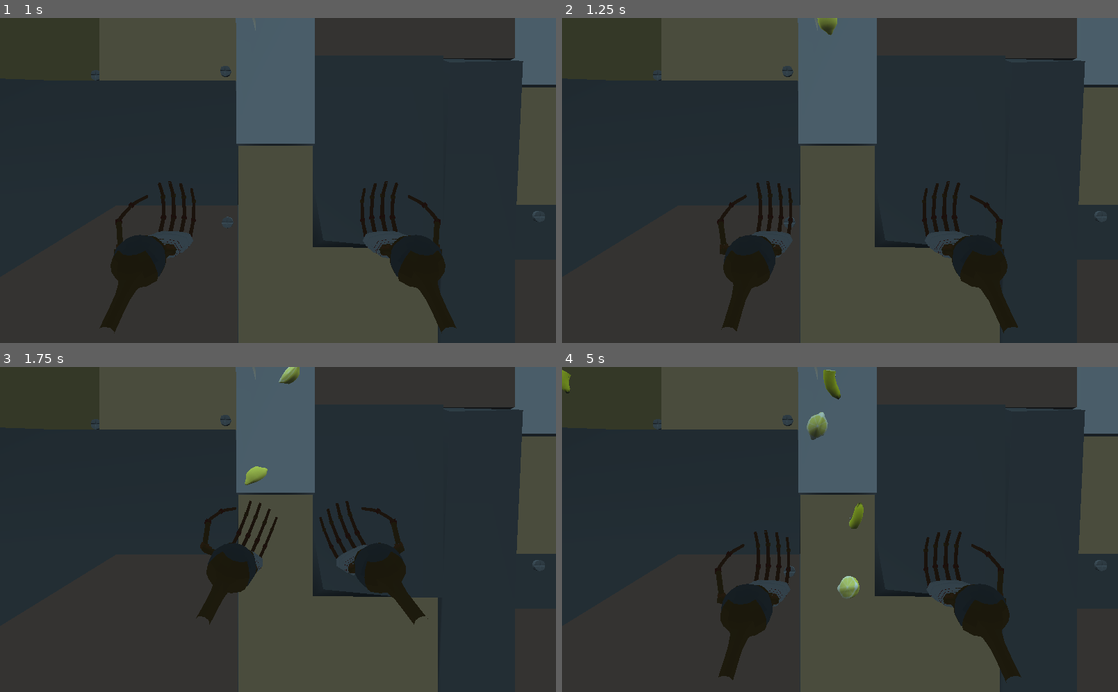
Above: before the commit, frames 1-4 (two rows, left to right).
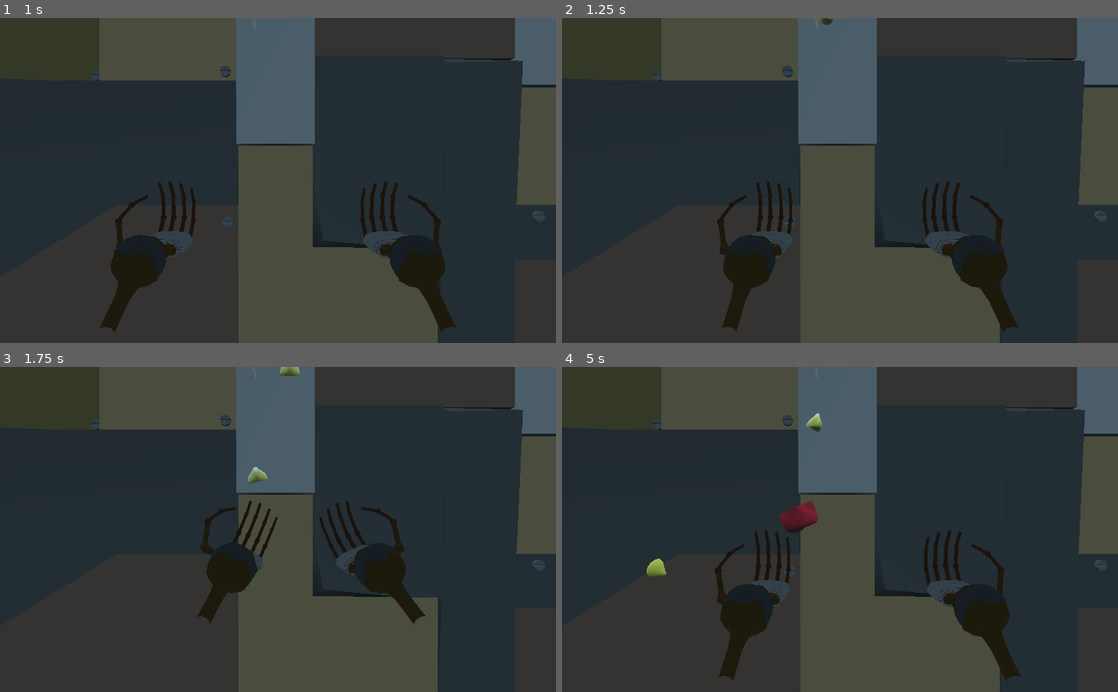
Above: after the commit, the same moments.

Repository: angrykoala/sgdjam21
Game: Godot game, scene res://scenes/main.tscn
Same seed, same stepped clock (60 frames per second), same inputs: the game is played once before the commit and once after it.
Inputs:
- Up to frame 1 (1 s): tap Enter at 0.5 s; hold D (move_lhand_right) from 0.53 s (still down); hold Space (clap) from 0.53 s (still down)
- Up to frame 2 (1.25 s): keep holding D (move_lhand_right); keep holding Space (clap)
- Up to frame 3 (1.75 s): release D (move_lhand_right) at 1.28 s; release Space (clap) at 1.28 s; hold A (move_lhand_left) from 1.28 s (still down); tap Space (clap) at 1.35 s
- Up to frame 4 (5 s): release A (move_lhand_left) at 2.03 s; hold Space (clap) 2.03-2.78 s; hold D (move_lhand_right) 2.03-3.53 s; tap Space (clap) at 2.85, 4.35 s; hold Space (clap) 3.53-4.28 s; hold A (move_lhand_left) from 3.53 s (still down)

Frame 1 is identical in both runs. In frame 2, 0.1% of the frame differs, in the area x 45-50%, y 0-6%; in frame 3, 0.3%; in frame 4, 1.4%, in the area x 0-82%, y 0-98%.

Commit message:
apple and parts group

Diff:
--- /dev/null
+++ b/entities/fruit_parts/apple_part.tscn
@@ -0,0 +1,23 @@
+[gd_scene load_steps=6 format=2]
+
+[ext_resource path="res://entities/fruit_parts/fruit_part.tscn" type="PackedScene" id=1]
+[ext_resource path="res://assets/Manzana/Manzana-1_4A.obj" type="ArrayMesh" id=2]
+[ext_resource path="res://assets/Manzana/textura.png" type="Texture" id=3]
+
+[sub_resource type="SpatialMaterial" id=1]
+albedo_texture = ExtResource( 3 )
+
+[sub_resource type="BoxShape" id=2]
+extents = Vector3( 0.184032, 0.0755778, 0.114054 )
+
+[node name="ApplePart" instance=ExtResource( 1 )]
+fruit_name = "apple"
+
+[node name="Manzana-1_4A" type="MeshInstance" parent="." index="0"]
+transform = Transform( 0.1, 0, 0, 0, 0.1, 0, 0, 0, 0.1, 0, 0, 0 )
+mesh = ExtResource( 2 )
+material/0 = SubResource( 1 )
+
+[node name="CollisionShape" type="CollisionShape" parent="." index="1"]
+transform = Transform( 1, 0, 0, 0, 1, 0, 0, 0, 1, 0, 0.0805138, -0.105142 )
+shape = SubResource( 2 )
--- /dev/null
+++ b/entities/fruit_parts/banana_part.tscn
@@ -0,0 +1,24 @@
+[gd_scene load_steps=6 format=2]
+
+[ext_resource path="res://assets/Platano/Platano-1_1Abajo.obj" type="ArrayMesh" id=1]
+[ext_resource path="res://entities/fruit_parts/fruit_part.tscn" type="PackedScene" id=2]
+[ext_resource path="res://assets/Platano/Platano_Text.png" type="Texture" id=3]
+
+[sub_resource type="SpatialMaterial" id=1]
+albedo_texture = ExtResource( 3 )
+
+[sub_resource type="CapsuleShape" id=2]
+radius = 0.0741623
+height = 0.132235
+
+[node name="BananaPart" instance=ExtResource( 2 )]
+fruit_name = "banana"
+
+[node name="Mesh" type="MeshInstance" parent="." index="0"]
+transform = Transform( 0.1, 0, 0, 0, 0.1, 0, 0, 0, 0.1, 0, 0.0935485, 0 )
+mesh = ExtResource( 1 )
+material/0 = SubResource( 1 )
+
+[node name="CollisionShape" type="CollisionShape" parent="." index="1"]
+transform = Transform( 1, 0, 0, 0, -4.37114e-08, -1, 0, 1, -4.37114e-08, 0, 0.019644, 0 )
+shape = SubResource( 2 )
--- a/entities/fruit_parts/fruit_part.gd
+++ b/entities/fruit_parts/fruit_part.gd
@@ -1,3 +1,4 @@
+class_name FruitPart
 extends RigidBody
 
 
--- a/entities/fruit_parts/half_banana.tscn
+++ /dev/null
@@ -1,30 +0,0 @@
-[gd_scene load_steps=7 format=2]
-
-[ext_resource path="res://assets/Platano/Platano-1_1Abajo.obj" type="ArrayMesh" id=1]
-[ext_resource path="res://assets/Platano/Platano_Text.png" type="Texture" id=2]
-[ext_resource path="res://entities/fruit_parts/fruit_part.tscn" type="PackedScene" id=3]
-[ext_resource path="res://entities/googly-eyes/Googly-eyesl.tscn" type="PackedScene" id=4]
-
-[sub_resource type="SpatialMaterial" id=1]
-albedo_texture = ExtResource( 2 )
-
-[sub_resource type="CapsuleShape" id=2]
-radius = 0.0741623
-height = 0.132235
-
-[node name="HalfBanana" instance=ExtResource( 3 )]
-
-[node name="Mesh" type="MeshInstance" parent="." index="0"]
-transform = Transform( 0.1, 0, 0, 0, 0.1, 0, 0, 0, 0.1, 0, 0.0935485, 0 )
-mesh = ExtResource( 1 )
-material/0 = SubResource( 1 )
-
-[node name="CollisionShape" type="CollisionShape" parent="." index="1"]
-transform = Transform( 1, 0, 0, 0, -4.37114e-08, -1, 0, 1, -4.37114e-08, 0, 0.019644, 0 )
-shape = SubResource( 2 )
-
-[node name="Eye" parent="." index="2" instance=ExtResource( 4 )]
-transform = Transform( -4.37114e-10, 0.01, -4.37114e-10, 0, -4.37114e-10, -0.01, -0.01, -4.37114e-10, 1.91069e-17, 0.0320135, 0.079055, 0.030807 )
-
-[node name="Eye2" parent="." index="3" instance=ExtResource( 4 )]
-transform = Transform( -4.37114e-10, 0.01, -4.37114e-10, 0, -4.37114e-10, -0.01, -0.01, -4.37114e-10, 1.91069e-17, 0.0320135, 0.079055, -0.0313926 )
--- a/entities/fruit_parts/half_lemon.tscn
+++ /dev/null
@@ -1,29 +0,0 @@
-[gd_scene load_steps=7 format=2]
-
-[ext_resource path="res://assets/Limoncin/Limon-1-2.obj" type="ArrayMesh" id=1]
-[ext_resource path="res://assets/Limoncin/Limon-Text.png" type="Texture" id=2]
-[ext_resource path="res://entities/fruit_parts/fruit_part.tscn" type="PackedScene" id=3]
-
-[sub_resource type="SpatialMaterial" id=1]
-albedo_texture = ExtResource( 2 )
-
-[sub_resource type="BoxShape" id=2]
-extents = Vector3( 0.0702721, 0.108915, 0.0334935 )
-
-[sub_resource type="SphereShape" id=3]
-radius = 0.0513958
-
-[node name="HalfLemon" instance=ExtResource( 3 )]
-
-[node name="Mesh" type="MeshInstance" parent="." index="0"]
-transform = Transform( 0.1, 0, 0, 0, 0.1, 0, 0, 0, 0.1, 0, 0, 0 )
-mesh = ExtResource( 1 )
-material/0 = SubResource( 1 )
-
-[node name="CollisionShape" type="CollisionShape" parent="." index="1"]
-transform = Transform( 1, 0, 0, 0, 1, 0, 0, 0, 1, 0, 0, 0.0296084 )
-shape = SubResource( 2 )
-
-[node name="CollisionShape2" type="CollisionShape" parent="." index="2"]
-transform = Transform( 1, 0, 0, 0, 1, 0, 0, 0, 1, 0, 0, 0.0441413 )
-shape = SubResource( 3 )
--- /dev/null
+++ b/entities/fruit_parts/lemon_part.tscn
@@ -0,0 +1,30 @@
+[gd_scene load_steps=7 format=2]
+
+[ext_resource path="res://assets/Limoncin/Limon-1_4A.obj" type="ArrayMesh" id=1]
+[ext_resource path="res://assets/Limoncin/Limon-Text.png" type="Texture" id=2]
+[ext_resource path="res://entities/fruit_parts/fruit_part.tscn" type="PackedScene" id=3]
+
+[sub_resource type="BoxShape" id=2]
+extents = Vector3( 0.0702721, 0.0604879, 0.0257937 )
+
+[sub_resource type="SphereShape" id=3]
+radius = 0.0513958
+
+[sub_resource type="SpatialMaterial" id=4]
+albedo_texture = ExtResource( 2 )
+
+[node name="LemonPart" instance=ExtResource( 3 )]
+fruit_name = "lemon"
+
+[node name="CollisionShape" type="CollisionShape" parent="." index="0"]
+transform = Transform( 1, 0, 0, 0, 1, 0, 0, 0, 1, 0, 0.0181635, 0.0309048 )
+shape = SubResource( 2 )
+
+[node name="CollisionShape2" type="CollisionShape" parent="." index="1"]
+transform = Transform( 1, 0, 0, 0, 1, 0, 0, 0, 1, 0, 0, 0.018792 )
+shape = SubResource( 3 )
+
+[node name="Mesh" type="MeshInstance" parent="." index="2"]
+transform = Transform( 0.1, 0, 0, 0, 0.1, 0, 0, 0, 0.1, 0, -0.030833, 0.0547763 )
+mesh = ExtResource( 1 )
+material/0 = SubResource( 4 )
--- a/entities/player/player.gd
+++ b/entities/player/player.gd
@@ -14,7 +14,6 @@
 
 func _input(event: InputEvent) -> void:
 	if event.is_action_pressed("clap") and can_clap():
-		print("CLAP")
 		fruit_caught_left = left_hand.on_clap(clap_center.translation)
 		fruit_caught_right = right_hand.on_clap(clap_center.translation)
 
@@ -22,7 +21,17 @@
 	return left_hand.can_clap() and right_hand.can_clap()
 
 func on_clap_end() -> void:
+	var fruit_parts:={}
 	for fruit in fruit_caught_left:
+		add_fruit_part_to_group(fruit, fruit_parts)
 		fruit.queue_free()
 	for fruit in fruit_caught_right:
+		add_fruit_part_to_group(fruit, fruit_parts)
 		fruit.queue_free()
+	print(fruit_parts)
+
+func add_fruit_part_to_group(part: FruitPart, group:Dictionary)->Dictionary:
+	var fruit_name=part.fruit_name
+	var current_value=group.get(fruit_name, 0)
+	group[fruit_name]=current_value+1
+	return group
--- a/project.godot
+++ b/project.godot
@@ -7,6 +7,16 @@
 ;   param=value ; assign values to parameters
 
 config_version=4
+
+_global_script_classes=[ {
+"base": "RigidBody",
+"class": "FruitPart",
+"language": "GDScript",
+"path": "res://entities/fruit_parts/fruit_part.gd"
+} ]
+_global_script_class_icons={
+"FruitPart": ""
+}
 
 [application]
 
--- a/scenes/fruits.tscn
+++ b/scenes/fruits.tscn
@@ -1,8 +1,8 @@
 [gd_scene load_steps=4 format=2]
 
 [ext_resource path="res://entities/player/hands/hand.tscn" type="PackedScene" id=1]
-[ext_resource path="res://entities/fruit_parts/half_lemon.tscn" type="PackedScene" id=2]
-[ext_resource path="res://entities/fruit_parts/half_banana.tscn" type="PackedScene" id=3]
+[ext_resource path="res://entities/fruit_parts/lemon_part.tscn" type="PackedScene" id=2]
+[ext_resource path="res://entities/fruit_parts/banana_part.tscn" type="PackedScene" id=3]
 
 [node name="Spatial" type="Spatial"]
 
--- a/scenes/main.tscn
+++ b/scenes/main.tscn
@@ -6,9 +6,10 @@
 [ext_resource path="res://scenes/main.gd" type="Script" id=4]
 [ext_resource path="res://entities/bounds/bounds.tscn" type="PackedScene" id=5]
 [ext_resource path="res://assets/theme.ogg" type="AudioStream" id=6]
-[ext_resource path="res://entities/fruit_parts/half_lemon.tscn" type="PackedScene" id=7]
+[ext_resource path="res://entities/fruit_parts/lemon_part.tscn" type="PackedScene" id=7]
 [ext_resource path="res://entities/player/player.gd" type="Script" id=8]
-[ext_resource path="res://entities/fruit_parts/half_banana.tscn" type="PackedScene" id=9]
+[ext_resource path="res://entities/fruit_parts/banana_part.tscn" type="PackedScene" id=9]
+[ext_resource path="res://entities/fruit_parts/apple_part.tscn" type="PackedScene" id=10]
 
 [node name="Main" type="Spatial"]
 script = ExtResource( 4 )
@@ -23,7 +24,7 @@
 
 [node name="FruitSpawner" parent="." instance=ExtResource( 3 )]
 transform = Transform( 1, 0, 0, 0, 1, 0, 0, 0, 1, 0, 1.9189, 0 )
-fruits = [ ExtResource( 7 ), ExtResource( 9 ) ]
+fruits = [ ExtResource( 7 ), ExtResource( 9 ), ExtResource( 10 ) ]
 min_spawn_force = Vector2( -8, -2 )
 max_spawn_force = Vector2( 8, 0 )
 
Not shown: 1 places in scenes/main.tscn that only renumber resources
